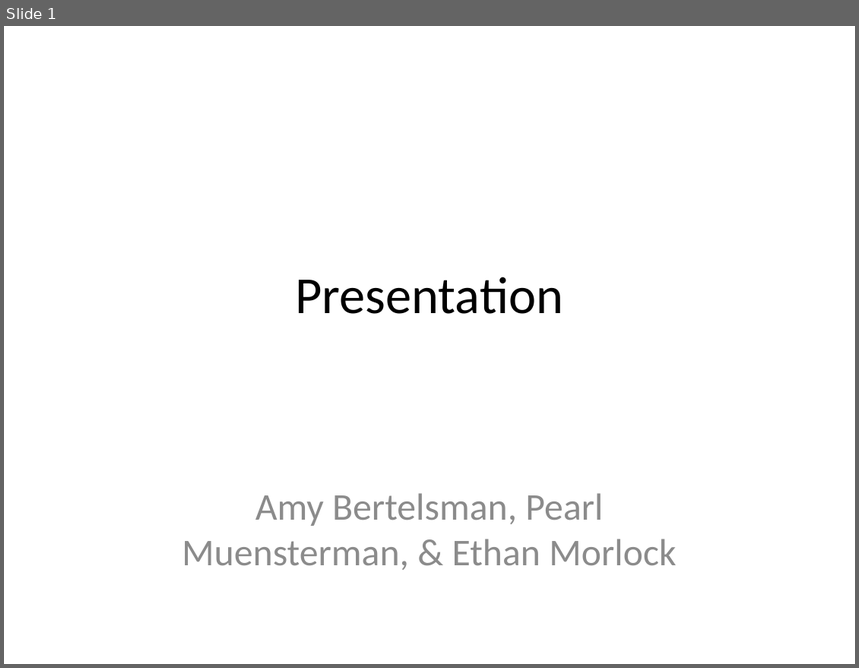
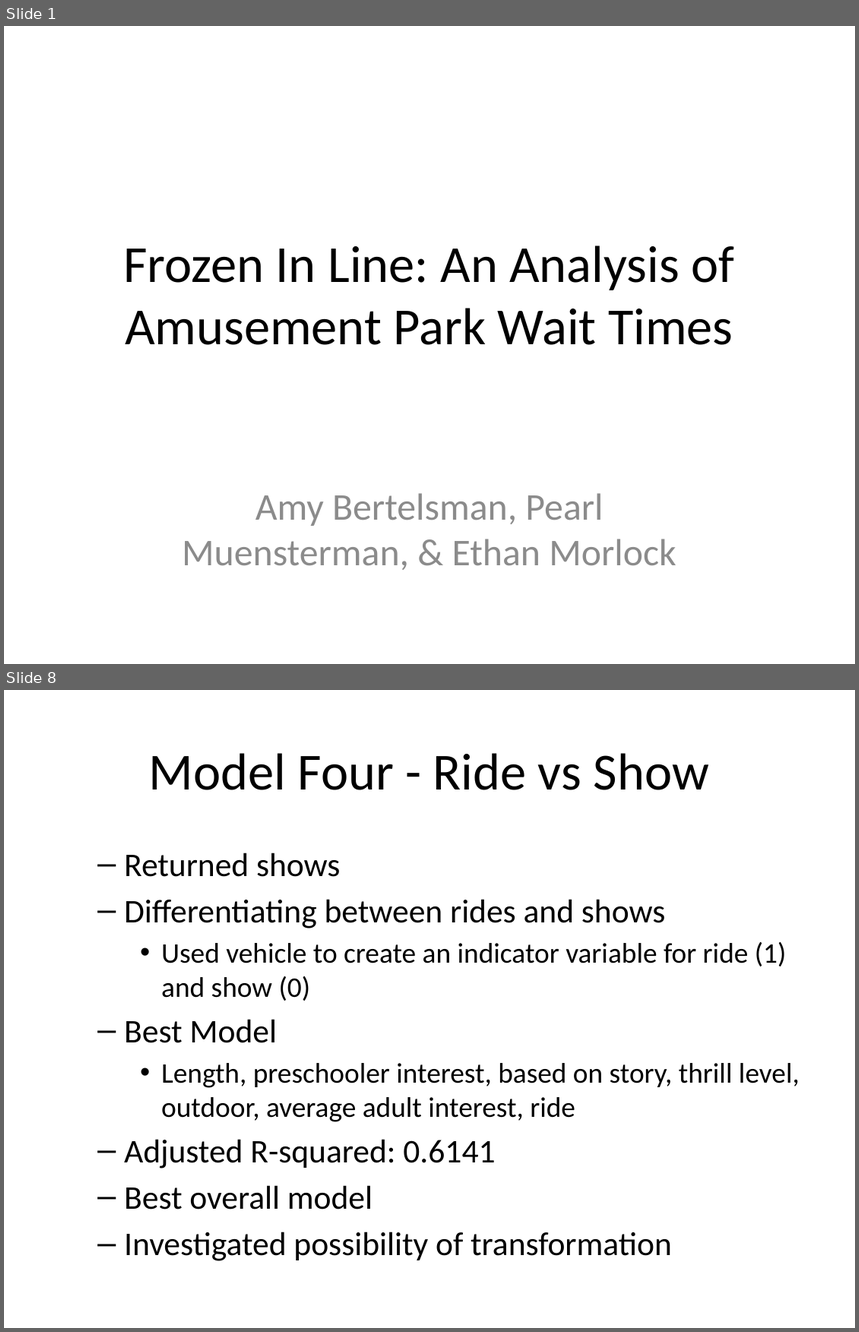
Before and after one commit to pearlmuensterman/Stat_361_Final_Project, a slide deck: Presentation.pptx. Shown one above the other, each under a label of ours: slide 1 before the commit, slides 1 and 8 after it; the slides between them are not shown. The pictures are 859x668 and 859x1332 pixels, drawn with LibreOffice and Linux fonts; fonts in the diff are those of the drawing. Boxes give left, top, right and bottom in pixels: in the first picture for what was removed or moved away, otherwise in the second. Text is boxed around its words. In the diff, an @@ line names an element or a change of style, - is before the commit and + after.

```diff
--- a/Presentation.pptx
+++ b/Presentation.pptx
@@ slide 8 added at box(4, 690, 855, 1328), background #FFFFFF @@
@@ title added at box(149, 753, 709, 790), 44 pt, text #000000 @@
+Model Four - Ride vs Show
@@ text added at box(124, 853, 800, 1262), 24 pt, text #000000 @@
+  – Returned shows
+  – Differentiating between rides and shows
+    • Used vehicle to create an indicator variable for ride (1) and show (0)
+  – Best Model
+    • Length, preschooler interest, based on story, thrill level, outdoor, average adult interest, ride
+  – Adjusted R-squared: 0.6141
+  – Best overall model
+  – Investigated possibility of transformation
@@ slide 1 changed as well @@
@@ title at box(123, 246, 734, 345): text changed @@
-Presentation
+Frozen In Line: An Analysis of Amusement Park Wait Times
```
Also in this commit, not shown: 7 other slides added, 4 slides removed, 1 other file.
